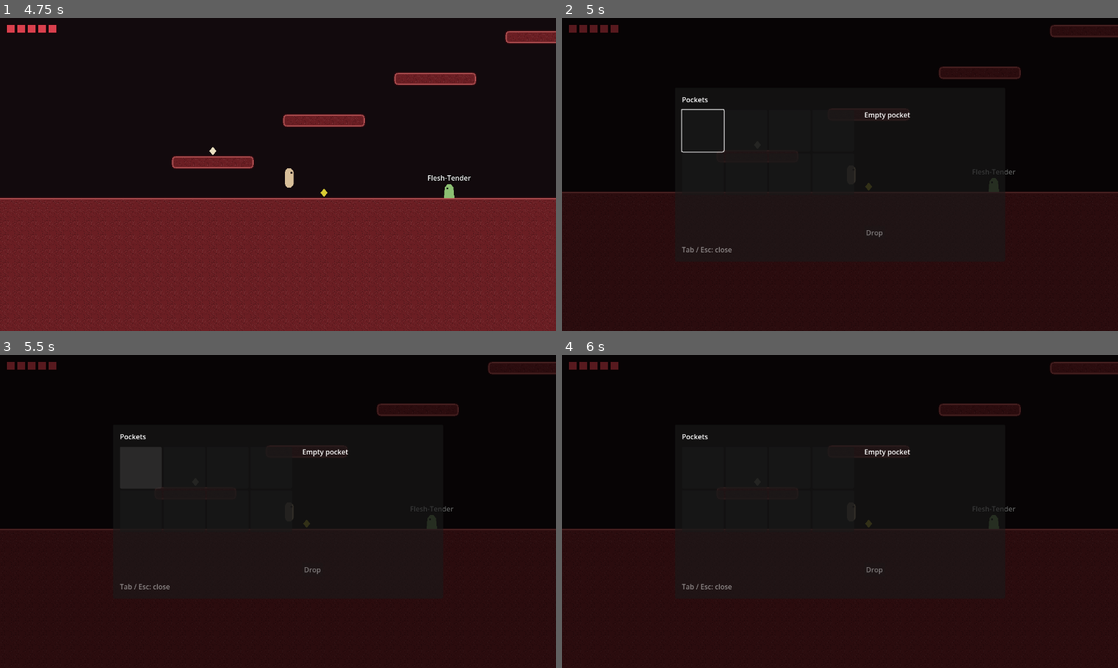
Above: before the commit, frames 1-4 (two rows, left to right).
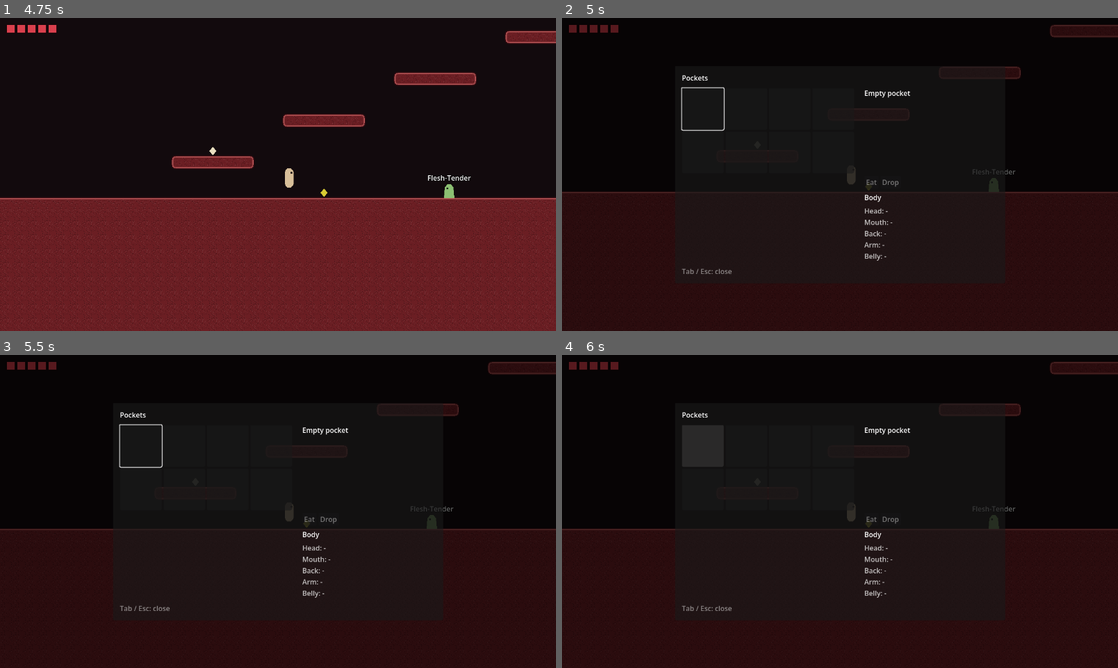
Above: after the commit, the same moments.

Repository: luigigoesboom/corpse
Game: Godot game, scene res://scenes/main_menu.tscn
Two runs of this game, one before a commit and one after it. Both use one fixed random seed, a clock stepped at 60 frames per second and the inputs below.
Inputs (mouse positions are in pixels of both pictures, inside the frame that each line leads up to):
- Up to frame 1 (4.75 s): click "New game" at 0.5 s; tap Enter at 1.25 s; move the mouse to (400, 158) at 1.27 s; hold D (move_right) 1.28-2.78 s; tap J (attack) at 1.35, 3.8, 4.35 s; tap Space (jump) at 1.52, 1.82, 2.27, 2.57, 3.6, 3.77, 4.07, 4.52 s; tap L (ability_arm, bound only after the commit) at 1.55, 2.1, 4.55 s; move the mouse to (166, 190) at 2.02 s; tap K (ability_mouth, bound only after the commit) at 2.3, 2.85 s; move the mouse to (333, 105) at 2.77 s; hold A (move_left) 2.78-3.53 s; hold Space (jump) 2.78-3.53 s; move the mouse to (250, 237) at 3.52 s; hold D (move_right) from 3.53 s (still down); move the mouse to (444, 221) at 4.27 s
- Up to frame 2 (5 s): keep holding D (move_right); tap Space (jump) at 4.82 s; tap Tab (inventory) at 4.9 s
- Up to frame 3 (5.5 s): release D (move_right) at 5 s; click (139, 467) at 5.02 s
- Up to frame 4 (6 s): click (701, 445) at 5.77 s

Frame 1 is identical in both runs. In frame 2, 1.0% of the frame differs, in the area x 21-80%, y 15-82%; in frame 3, 0.9%; in frame 4, 0.7%.

Commit message:
Mutations v1: eat items to grow body parts with abilities
- MutationDef resources (data/mutations): Acid Gland (spit), Bone Spur
  (damaging dash with i-frames), Lung Sac (glide)
- Items grant mutations (ItemDef.grants_mutation); Eat in the inventory;
  one mutation per body slot, a new one replaces the old
- MutationHost on the player rebuilds sockets parts and ability nodes from
  WorldData.mutations; abilities hook into movement via physics_tick()
- Breath Sac placed in the climbing chamber; HUD lists mutation controls;
  inventory shows the body; save version 5
- Docs: D-015 (body slots, no skill tree), D-016 (sweep pulled forward)

Co-Authored-By: Claude Opus 5.5 <noreply@anthropic.com>

Diff:
--- a/data/items/bile_bulb.tres
+++ b/data/items/bile_bulb.tres
@@ -8,3 +8,4 @@
 display_name = "Bile Bulb"
 description = "A swollen sac of the god's digestive fluid. Warm. Sloshes."
 color = Color(0.85, 0.8, 0.2, 1)
+grants_mutation = &"acid_gland"
--- a/data/items/bone_shard.tres
+++ b/data/items/bone_shard.tres
@@ -8,3 +8,4 @@
 display_name = "Bone Shard"
 description = "A splinter of divine bone. Still faintly humming."
 color = Color(0.92, 0.88, 0.76, 1)
+grants_mutation = &"bone_spur"
--- /dev/null
+++ b/data/items/breath_sac.tres
@@ -0,0 +1,11 @@
+[gd_resource type="Resource" script_class="ItemDef" format=3]
+
+[ext_resource type="Script" path="res://src/items/item_def.gd" id="1_def"]
+
+[resource]
+script = ExtResource("1_def")
+id = &"breath_sac"
+display_name = "Breath Sac"
+description = "A lobe of lung that still inflates on its own, slowly. Edible, in theory."
+color = Color(0.85, 0.65, 0.7, 1)
+grants_mutation = &"lung_sac"
--- /dev/null
+++ b/data/mutations/acid_gland.tres
@@ -0,0 +1,15 @@
+[gd_resource type="Resource" script_class="MutationDef" format=3]
+
+[ext_resource type="Script" path="res://src/mutations/mutation_def.gd" id="1_def"]
+[ext_resource type="Script" path="res://src/mutations/abilities/acid_spit.gd" id="2_ability"]
+
+[resource]
+script = ExtResource("1_def")
+id = &"acid_gland"
+display_name = "Acid Gland"
+description = "A bulging sac under the jaw, full of the god's bile. Spit it."
+slot = "mouth"
+ability = ExtResource("2_ability")
+control_hint = "K"
+part_color = Color(0.75, 0.85, 0.2, 1)
+part_polygon = PackedVector2Array(0, -3, 6, -4, 9, 0, 6, 4, 0, 3)
--- /dev/null
+++ b/data/mutations/bone_spur.tres
@@ -0,0 +1,15 @@
+[gd_resource type="Resource" script_class="MutationDef" format=3]
+
+[ext_resource type="Script" path="res://src/mutations/mutation_def.gd" id="1_def"]
+[ext_resource type="Script" path="res://src/mutations/abilities/bone_dash.gd" id="2_ability"]
+
+[resource]
+script = ExtResource("1_def")
+id = &"bone_spur"
+display_name = "Bone Spur"
+description = "A blade of divine bone pushing out of the forearm. Dash through things."
+slot = "arm"
+ability = ExtResource("2_ability")
+control_hint = "L / Shift"
+part_color = Color(0.92, 0.88, 0.76, 1)
+part_polygon = PackedVector2Array(-2, -3, 16, -1, -2, 3)
--- /dev/null
+++ b/data/mutations/lung_sac.tres
@@ -0,0 +1,15 @@
+[gd_resource type="Resource" script_class="MutationDef" format=3]
+
+[ext_resource type="Script" path="res://src/mutations/mutation_def.gd" id="1_def"]
+[ext_resource type="Script" path="res://src/mutations/abilities/glide.gd" id="2_ability"]
+
+[resource]
+script = ExtResource("1_def")
+id = &"lung_sac"
+display_name = "Lung Sac"
+description = "A translucent bladder on the back that fills with old breath. Hold jump to drift."
+slot = "back"
+ability = ExtResource("2_ability")
+control_hint = "hold Jump"
+part_color = Color(0.85, 0.65, 0.7, 0.85)
+part_polygon = PackedVector2Array(0, -8, -8, -12, -14, -6, -12, 4, -4, 6, 0, 2)
--- a/game.tscn
+++ b/game.tscn
@@ -73,6 +73,20 @@
 player = NodePath("../../Player")
 chunks = NodePath("../../ChunkManager")
 
+[node name="Mutations" type="Label" parent="UI/HUD"]
+layout_mode = 1
+anchors_preset = 2
+anchor_top = 1.0
+anchor_bottom = 1.0
+offset_left = 16.0
+offset_top = -36.0
+offset_right = 816.0
+offset_bottom = -12.0
+grow_vertical = 0
+modulate = Color(1, 1, 1, 0.8)
+theme_override_colors/font_outline_color = Color(0, 0, 0, 1)
+theme_override_constants/outline_size = 6
+
 [node name="InventoryScreen" parent="UI" instance=ExtResource("9_inventory")]
 
 [node name="PauseMenu" parent="UI" instance=ExtResource("10_pause")]
--- a/project.godot
+++ b/project.godot
@@ -87,6 +87,14 @@
 "deadzone": 0.2,
 "events": [Object(InputEventKey,"device":-1,"physical_keycode":74), Object(InputEventMouseButton,"device":-1,"button_index":1), Object(InputEventJoypadButton,"device":-1,"button_index":2)]
 }
+ability_mouth={
+"deadzone": 0.2,
+"events": [Object(InputEventKey,"device":-1,"physical_keycode":75), Object(InputEventJoypadButton,"device":-1,"button_index":1)]
+}
+ability_arm={
+"deadzone": 0.2,
+"events": [Object(InputEventKey,"device":-1,"physical_keycode":76), Object(InputEventKey,"device":-1,"physical_keycode":4194325), Object(InputEventJoypadButton,"device":-1,"button_index":10)]
+}
 pause={
 "deadzone": 0.2,
 "events": [Object(InputEventKey,"device":-1,"physical_keycode":4194305), Object(InputEventJoypadButton,"device":-1,"button_index":6)]
--- a/scenes/world.tscn
+++ b/scenes/world.tscn
@@ -43,6 +43,10 @@
 position = Vector2(736, 3104)
 item_id = &"bone_shard"
 
+[node name="BreathSac" parent="Entities" instance=ExtResource("4_item")]
+position = Vector2(3904, 2240)
+item_id = &"breath_sac"
+
 [node name="TrainingDummy" parent="Entities" instance=ExtResource("5_dummy")]
 position = Vector2(1760, 3200)
 
--- a/src/actors/components/hitbox.gd
+++ b/src/actors/components/hitbox.gd
@@ -5,6 +5,9 @@
 ## Which side it hurts is decided by physics layers: put player attacks on the
 ## "player_attacks" layer and enemy attacks on "enemy_attacks"; each Hurtbox
 ## only looks at the other side's layer.
+
+## Emitted when this hits a Hurtbox (e.g. so a projectile can vanish).
+signal landed(hurtbox: Node)
 
 @export var damage := 1
 @export var knockback := 250.0
@@ -39,4 +42,5 @@
 		if id in _already_hit:
 			return false
 		_already_hit.append(id)
+	landed.emit(hurtbox)
 	return true
--- a/src/actors/player/player.gd
+++ b/src/actors/player/player.gd
@@ -72,6 +72,7 @@
 @onready var _reach: Area2D = $Reach
 @onready var _attack_hitbox: Hitbox = $Visual/AttackHitbox
 @onready var _slash: Node2D = $Visual/Slash
+@onready var _mutations: MutationHost = $Mutations
 
 
 func _ready() -> void:
@@ -95,6 +96,7 @@
 	_apply_run(input_dir, delta)
 	if has_control:
 		_apply_jump()
+	_mutations.physics_tick(delta)
 
 	move_and_slide()
 
@@ -113,6 +115,16 @@
 
 func is_dead() -> bool:
 	return _dead
+
+
+## True when the player is in control (alive, not reeling from a hit).
+func can_act() -> bool:
+	return not _dead and _hurt_timer <= 0.0
+
+
+## Where mutations attach: "head", "mouth", "back", "arm", "belly".
+func socket(slot: String) -> Node2D:
+	return $Visual/Sockets.get_node("socket_" + slot)
 
 
 ## Brings the host back (placeholder until death and rebirth, roadmap week 21).
--- a/src/actors/player/player.tscn
+++ b/src/actors/player/player.tscn
@@ -4,6 +4,7 @@
 [ext_resource type="Script" path="res://src/actors/components/health.gd" id="2_health"]
 [ext_resource type="Script" path="res://src/actors/components/hurtbox.gd" id="3_hurtbox"]
 [ext_resource type="Script" path="res://src/actors/components/hitbox.gd" id="4_hitbox"]
+[ext_resource type="Script" path="res://src/mutations/mutation_host.gd" id="5_mutations"]
 
 [sub_resource type="CapsuleShape2D" id="CapsuleShape2D_body"]
 radius = 10.0
@@ -35,6 +36,23 @@
 color = Color(0.15, 0.1, 0.1, 1)
 polygon = PackedVector2Array(3, -14, 7, -14, 7, -10, 3, -10)
 
+[node name="Sockets" type="Node2D" parent="Visual"]
+
+[node name="socket_head" type="Marker2D" parent="Visual/Sockets"]
+position = Vector2(0, -22)
+
+[node name="socket_mouth" type="Marker2D" parent="Visual/Sockets"]
+position = Vector2(9, -10)
+
+[node name="socket_back" type="Marker2D" parent="Visual/Sockets"]
+position = Vector2(-9, -6)
+
+[node name="socket_arm" type="Marker2D" parent="Visual/Sockets"]
+position = Vector2(8, 2)
+
+[node name="socket_belly" type="Marker2D" parent="Visual/Sockets"]
+position = Vector2(9, 8)
+
 [node name="Slash" type="Polygon2D" parent="Visual"]
 color = Color(1, 0.95, 0.85, 0.85)
 polygon = PackedVector2Array(14, -22, 32, -16, 44, -2, 42, 12, 30, 16, 36, 4, 34, -8, 24, -16)
@@ -48,6 +66,9 @@
 
 [node name="CollisionShape2D" type="CollisionShape2D" parent="Visual/AttackHitbox"]
 shape = SubResource("RectangleShape2D_attack")
+
+[node name="Mutations" type="Node" parent="."]
+script = ExtResource("5_mutations")
 
 [node name="Health" type="Node" parent="."]
 script = ExtResource("2_health")
--- a/src/autoload/event_bus.gd
+++ b/src/autoload/event_bus.gd
@@ -19,6 +19,10 @@
 signal drop_requested(slot: int)
 ## WorldState.data.inventory changed.
 signal inventory_changed
+## The player wants to eat what is in this inventory pocket.
+signal eat_requested(slot: int)
+## WorldState.data.mutations changed.
+signal mutations_changed
 ## Show a short message to the player (pickups, saves, warnings).
 signal notify(text: String)
 ## The player's host died.
--- a/src/autoload/save_system.gd
+++ b/src/autoload/save_system.gd
@@ -14,7 +14,7 @@
 ## - When the format changes, bump SAVE_VERSION and add a step to _migrate().
 
 const SAVE_DIR := "user://saves"
-const SAVE_VERSION := 4
+const SAVE_VERSION := 5
 
 
 func slot_path(slot: int) -> String:
@@ -87,4 +87,8 @@
 		# v4: host health (-1 = full).
 		save.world["player_health"] = -1
 		save.save_version = 4
+	if save.save_version == 4:
+		# v5: host mutations (slot -> mutation id).
+		save.world["mutations"] = {}
+		save.save_version = 5
 	return save
--- a/src/items/item_def.gd
+++ b/src/items/item_def.gd
@@ -10,3 +10,5 @@
 @export_multiline var description := ""
 ## Placeholder look until item art exists.
 @export var color := Color.WHITE
+## Eating it grows this mutation (MutationDef id). Empty = not edible.
+@export var grants_mutation: StringName
--- /dev/null
+++ b/src/mutations/abilities/acid_spit.gd
@@ -0,0 +1,20 @@
+extends MutationAbility
+## Acid Gland (mouth): spit a glob of acid that drops slowly.
+
+const PROJECTILE := preload("res://src/mutations/acid_projectile.tscn")
+const COOLDOWN := 0.7
+## Mostly flat, so it hits small crawlers instead of arcing over them.
+const SPEED := Vector2(420, -40)
+
+var _cooldown := 0.0
+
+
+func physics_tick(delta: float) -> void:
+	_cooldown -= delta
+	if _cooldown > 0.0 or not player.can_act() or not Input.is_action_just_pressed("ability_mouth"):
+		return
+	_cooldown = COOLDOWN
+	var glob := PROJECTILE.instantiate()
+	glob.position = player.socket(def.slot).global_position
+	glob.velocity = Vector2(SPEED.x * player.facing(), SPEED.y)
+	player.get_parent().add_child(glob)
--- /dev/null
+++ b/src/mutations/abilities/bone_dash.gd
@@ -0,0 +1,51 @@
+extends MutationAbility
+## Bone Spur (arm): a short dash that cuts through enemies. Invulnerable while dashing.
+
+const COOLDOWN := 0.9
+const DURATION := 0.18
+const SPEED := 560.0
+
+var _cooldown := 0.0
+var _time_left := 0.0
+var _dir := 1.0
+var _hitbox: Hitbox
+
+
+func _ready() -> void:
+	_hitbox = Hitbox.new()
+	_hitbox.collision_layer = 16  # player_attacks
+	_hitbox.collision_mask = 0
+	_hitbox.damage = 2
+	_hitbox.knockback = 380.0
+	_hitbox.position = Vector2(20, -2)
+	var shape := CollisionShape2D.new()
+	var rect := RectangleShape2D.new()
+	rect.size = Vector2(44, 34)
+	shape.shape = rect
+	_hitbox.add_child(shape)
+	player.get_node("Visual").add_child(_hitbox)
+	_hitbox.deactivate()
+
+
+func _exit_tree() -> void:
+	if is_instance_valid(_hitbox):
+		_hitbox.queue_free()
+	player.health.invulnerable = false
+
+
+func physics_tick(delta: float) -> void:
+	_cooldown -= delta
+	if _time_left <= 0.0 and _cooldown <= 0.0 and player.can_act() and Input.is_action_just_pressed("ability_arm"):
+		_dir = player.facing()
+		_time_left = DURATION
+		_cooldown = COOLDOWN
+		_hitbox.activate()
+		player.health.invulnerable = true
+	if _time_left > 0.0:
+		# Moves on the very frame it starts, so the dash feels instant.
+		_time_left -= delta
+		player.velocity = Vector2(_dir * SPEED, 0.0)
+		if _time_left <= 0.0:
+			_hitbox.deactivate()
+			player.health.invulnerable = false
+			player.velocity.x = _dir * player.run_speed
--- /dev/null
+++ b/src/mutations/abilities/glide.gd
@@ -0,0 +1,10 @@
+extends MutationAbility
+## Lung Sac (back): hold jump while falling to drift down slowly.
+
+const GLIDE_FALL_SPEED := 70.0
+
+
+func physics_tick(_delta: float) -> void:
+	if player.can_act() and not player.is_on_floor() and Input.is_action_pressed("jump") \
+			and player.velocity.y > GLIDE_FALL_SPEED:
+		player.velocity.y = GLIDE_FALL_SPEED
--- /dev/null
+++ b/src/mutations/acid_projectile.gd
@@ -0,0 +1,24 @@
+extends Node2D
+## A glob of acid: flies in an arc, hurts the first enemy it touches, splats on walls.
+
+const GRAVITY := 500.0
+const LIFETIME := 2.0
+
+var velocity := Vector2.ZERO
+var _age := 0.0
+
+
+func _ready() -> void:
+	$Hitbox.landed.connect(func(_hurtbox): queue_free())
+
+
+func _physics_process(delta: float) -> void:
+	_age += delta
+	velocity.y += GRAVITY * delta
+	var step := velocity * delta
+	var query := PhysicsRayQueryParameters2D.create(global_position, global_position + step, 1)
+	if _age > LIFETIME or get_world_2d().direct_space_state.intersect_ray(query):
+		queue_free()
+		return
+	position += step
+	rotation = velocity.angle()
--- /dev/null
+++ b/src/mutations/acid_projectile.tscn
@@ -0,0 +1,24 @@
+[gd_scene format=3]
+
+[ext_resource type="Script" path="res://src/mutations/acid_projectile.gd" id="1_proj"]
+[ext_resource type="Script" path="res://src/actors/components/hitbox.gd" id="2_hitbox"]
+
+[sub_resource type="CircleShape2D" id="CircleShape2D_glob"]
+radius = 10.0
+
+[node name="AcidProjectile" type="Node2D"]
+script = ExtResource("1_proj")
+
+[node name="Visual" type="Polygon2D" parent="."]
+color = Color(0.75, 0.85, 0.2, 1)
+polygon = PackedVector2Array(8, 0, 3, -5, -5, -4, -8, 0, -5, 4, 3, 5)
+
+[node name="Hitbox" type="Area2D" parent="."]
+collision_layer = 16
+collision_mask = 0
+script = ExtResource("2_hitbox")
+damage = 2
+knockback = 150.0
+
+[node name="CollisionShape2D" type="CollisionShape2D" parent="Hitbox"]
+shape = SubResource("CircleShape2D_glob")
--- /dev/null
+++ b/src/mutations/mutation_ability.gd
@@ -0,0 +1,15 @@
+class_name MutationAbility
+extends Node
+## Base for mutation abilities. MutationHost adds one as a node per grafted
+## mutation and removes it when the mutation is replaced or the world reloads.
+##
+## The player calls physics_tick() every physics frame, after its own movement
+## and before move_and_slide(), so an ability can change player.velocity.
+## Nodes an ability adds to the player must be removed in _exit_tree().
+
+var player: Player
+var def: MutationDef
+
+
+func physics_tick(_delta: float) -> void:
+	pass
--- /dev/null
+++ b/src/mutations/mutation_db.gd
@@ -0,0 +1,23 @@
+class_name MutationDb
+extends RefCounted
+## Finds MutationDefs by id. Loads every .tres in data/mutations/ the first time it is asked.
+
+const DIR := "res://data/mutations"
+
+static var _defs := {}
+
+
+static func get_def(id: StringName) -> MutationDef:
+	if _defs.is_empty():
+		_load_all()
+	return _defs.get(id)
+
+
+static func _load_all() -> void:
+	for file in DirAccess.get_files_at(DIR):
+		# Exported builds list "acid_gland.tres.remap" instead of the .tres itself.
+		file = file.trim_suffix(".remap")
+		if file.ends_with(".tres"):
+			var def := load(DIR.path_join(file)) as MutationDef
+			if def:
+				_defs[def.id] = def
--- /dev/null
+++ b/src/mutations/mutation_def.gd
@@ -0,0 +1,20 @@
+class_name MutationDef
+extends Resource
+## One mutation: a body part that grows into a slot on the host, plus an
+## ability. Make one .tres per mutation in data/mutations/. Saves store only
+## `id`; an item grants a mutation through ItemDef.grants_mutation.
+
+@export var id: StringName
+@export var display_name := ""
+@export_multiline var description := ""
+## Body slot it grows into. One mutation per slot; a new one replaces the old.
+@export_enum("head", "mouth", "back", "arm", "belly") var slot: String = "mouth"
+## A script extending MutationAbility, or empty for a purely cosmetic part.
+@export var ability: Script
+## How to use it, shown on the HUD (e.g. "K").
+@export var control_hint := ""
+
+@export_group("Placeholder look")
+## Until mutation art exists: a polygon drawn at the slot's socket, pointing right.
+@export var part_color := Color.WHITE
+@export var part_polygon := PackedVector2Array()
--- /dev/null
+++ b/src/mutations/mutation_host.gd
@@ -0,0 +1,66 @@
+class_name MutationHost
+extends Node
+## Lives on the player. Grows the host's mutations from WorldData.mutations:
+## a placeholder body part at the slot's socket and an ability node (child of
+## this node). Also handles eating an item that grants a mutation.
+
+var _parts: Array[Node] = []
+
+@onready var _player: Player = get_parent()
+
+
+func _ready() -> void:
+	EventBus.eat_requested.connect(_on_eat_requested)
+	EventBus.mutations_changed.connect(sync)
+	EventBus.world_loaded.connect(sync)
+
+
+## Called by the player every physics frame.
+func physics_tick(delta: float) -> void:
+	for ability in get_children():
+		ability.physics_tick(delta)
+
+
+## Rebuilds parts and abilities from the data.
+func sync() -> void:
+	for part in _parts:
+		part.queue_free()
+	_parts.clear()
+	for ability in get_children():
+		remove_child(ability)
+		ability.queue_free()
+	if WorldState.data == null:
+		return
+	for slot in WorldState.data.mutations:
+		var def := MutationDb.get_def(WorldState.data.mutations[slot])
+		if def == null:
+			continue
+		var part := Polygon2D.new()
+		part.polygon = def.part_polygon
+		part.color = def.part_color
+		_player.socket(slot).add_child(part)
+		_parts.append(part)
+		if def.ability:
+			var ability: MutationAbility = def.ability.new()
+			ability.player = _player
+			ability.def = def
+			ability.name = String(def.id)
+			add_child(ability)
+
+
+func _on_eat_requested(slot: int) -> void:
+	var data := WorldState.data
+	var item := ItemDb.get_def(data.inventory[slot])
+	if item == null or item.grants_mutation == &"":
+		return
+	var mutation := MutationDb.get_def(item.grants_mutation)
+	if mutation == null:
+		return
+	data.take_from_inventory(slot)
+	var lost := data.graft(mutation.slot, mutation.id)
+	var text := "%s grows from your %s" % [mutation.display_name, mutation.slot]
+	if lost != &"" and lost != mutation.id:
+		text += ", your %s withers" % MutationDb.get_def(lost).display_name
+	EventBus.notify.emit(text)
+	EventBus.inventory_changed.emit()
+	EventBus.mutations_changed.emit()
--- a/src/sim/world_data.gd
+++ b/src/sim/world_data.gd
@@ -21,6 +21,8 @@
 var player_position := Vector2.ZERO
 ## Current host's health. -1 = full.
 var player_health := -1
+## Current host's body: slot ("mouth", "arm", ...) -> MutationDef id.
+var mutations: Dictionary = {}
 ## Item id per pocket (INVENTORY_SIZE entries, &"" = empty). Moves into
 ## LifeRecord in week 21.
 var inventory: Array = []
@@ -65,6 +67,13 @@
 	return item
 
 
+## Grows a mutation into a body slot. Returns what was there before (&"" if empty).
+func graft(slot: String, mutation: StringName) -> StringName:
+	var old: StringName = mutations.get(slot, &"")
+	mutations[slot] = mutation
+	return old
+
+
 func items_in_chunk(chunk: Vector2i) -> Array:
 	return chunk_diffs.get(chunk, {}).get("items", [])
 
@@ -94,6 +103,7 @@
 		"year": year,
 		"player_position": player_position,
 		"player_health": player_health,
+		"mutations": mutations.duplicate(),
 		"inventory": inventory.duplicate(),
 		"chunk_diffs": chunk_diffs.duplicate(true),
 		"removed_entities": removed_entities.duplicate(),
@@ -107,6 +117,7 @@
 	data.year = int(d.get("year", 0))
 	data.player_position = d.get("player_position", Vector2.ZERO)
 	data.player_health = int(d.get("player_health", -1))
+	data.mutations = d.get("mutations", {})
 	data.inventory = d.get("inventory", [])
 	data.chunk_diffs = d.get("chunk_diffs", {})
 	data.removed_entities = d.get("removed_entities", {})
--- a/src/ui/hud.gd
+++ b/src/ui/hud.gd
@@ -1,5 +1,5 @@
 extends Control
-## Always-on gameplay HUD: health pips, short messages.
+## Always-on gameplay HUD: health pips, mutation controls, short messages.
 
 const PIP_SIZE := Vector2(18, 18)
 const PIP_GAP := 6.0
@@ -8,12 +8,16 @@
 var _health: Health
 
 @onready var _message: Label = $Message
+@onready var _mutations: Label = $Mutations
 
 
 func _ready() -> void:
 	mouse_filter = MOUSE_FILTER_IGNORE
 	_message.modulate.a = 0.0
 	EventBus.notify.connect(show_message)
+	EventBus.mutations_changed.connect(_refresh_mutations)
+	EventBus.world_loaded.connect(_refresh_mutations)
+	_refresh_mutations()
 
 
 func bind_health(health: Health) -> void:
@@ -32,6 +36,16 @@
 			draw_rect(rect, Color(0.85, 0.25, 0.3))
 
 
+func _refresh_mutations() -> void:
+	var parts := PackedStringArray()
+	if WorldState.data:
+		for slot in WorldState.data.mutations:
+			var def := MutationDb.get_def(WorldState.data.mutations[slot])
+			if def:
+				parts.append("%s: %s" % [def.control_hint, def.display_name])
+	_mutations.text = "    ".join(parts)
+
+
 func show_message(text: String) -> void:
 	_message.text = text
 	_message.modulate.a = 1.0
--- a/src/ui/inventory_screen.gd
+++ b/src/ui/inventory_screen.gd
@@ -1,5 +1,5 @@
 extends Control
-## The pockets: a grid of slots, details of the selected item, and actions.
+## The pockets (grid of slots, details, Eat / Drop) and the host's body slots.
 ## Works with mouse, keyboard (arrows + Enter) and gamepad (d-pad + A).
 
 const SLOT_SIZE := Vector2(96, 96)
@@ -11,6 +11,8 @@
 @onready var _name: Label = %ItemName
 @onready var _description: Label = %ItemDescription
 @onready var _drop: Button = %DropButton
+@onready var _eat: Button = %EatButton
+@onready var _body: Label = %Body
 
 
 func _ready() -> void:
@@ -29,7 +31,9 @@
 		_grid.add_child(slot)
 		_slots.append(slot)
 	_drop.pressed.connect(_on_drop_pressed)
+	_eat.pressed.connect(_on_eat_pressed)
 	EventBus.inventory_changed.connect(_refresh)
+	EventBus.mutations_changed.connect(_refresh)
 
 
 ## Called by GameUI when the screen opens.
@@ -46,6 +50,11 @@
 		var def := ItemDb.get_def(item_id) if item_id != &"" else null
 		_slots[i].text = ItemDb.display_name(item_id) if item_id != &"" else ""
 		_slots[i].icon = _swatch(def.color) if def else null
+	var lines := PackedStringArray()
+	for slot in ["head", "mouth", "back", "arm", "belly"]:
+		var mutation := MutationDb.get_def(WorldState.data.mutations.get(slot, &""))
+		lines.append("%s: %s" % [slot.capitalize(), mutation.display_name if mutation else "-"])
+	_body.text = "\n".join(lines)
 	_select(_selected)
 
 
@@ -56,11 +65,22 @@
 	_name.text = def.display_name if def else "Empty pocket"
 	_description.text = def.description if def else ""
 	_drop.disabled = item_id == &""
+	_eat.disabled = def == null or def.grants_mutation == &""
+	var mutation := MutationDb.get_def(def.grants_mutation) if def and def.grants_mutation != &"" else null
+	if mutation:
+		_description.text += "\n\nEating it grows a %s (%s)." % [mutation.display_name, mutation.slot]
 
 
 func _on_slot_pressed() -> void:
-	if not _drop.disabled:
+	if not _eat.disabled:
+		_eat.grab_focus()
+	elif not _drop.disabled:
 		_drop.grab_focus()
+
+
+func _on_eat_pressed() -> void:
+	EventBus.eat_requested.emit(_selected)
+	_slots[_selected].grab_focus()
 
 
 func _on_drop_pressed() -> void:
--- a/src/ui/inventory_screen.tscn
+++ b/src/ui/inventory_screen.tscn
@@ -28,9 +28,9 @@
 anchor_right = 0.5
 anchor_bottom = 0.5
 offset_left = -380.0
-offset_top = -200.0
+offset_top = -250.0
 offset_right = 380.0
-offset_bottom = 200.0
+offset_bottom = 250.0
 grow_horizontal = 2
 grow_vertical = 2
 
@@ -81,11 +81,25 @@
 unique_name_in_owner = true
 layout_mode = 2
 
+[node name="EatButton" type="Button" parent="Panel/Margin/VBox/HBox/Details/Actions"]
+unique_name_in_owner = true
+layout_mode = 2
+text = "Eat"
+
 [node name="DropButton" type="Button" parent="Panel/Margin/VBox/HBox/Details/Actions"]
 unique_name_in_owner = true
 layout_mode = 2
 text = "Drop"
 
+[node name="BodyTitle" type="Label" parent="Panel/Margin/VBox/HBox/Details"]
+layout_mode = 2
+text = "Body"
+
+[node name="Body" type="Label" parent="Panel/Margin/VBox/HBox/Details"]
+unique_name_in_owner = true
+layout_mode = 2
+modulate = Color(1, 1, 1, 0.75)
+
 [node name="Hint" type="Label" parent="Panel/Margin/VBox"]
 layout_mode = 2
 modulate = Color(1, 1, 1, 0.5)
Not shown, added: src/mutations/abilities/acid_spit.gd.uid
Not shown, added: src/mutations/abilities/bone_dash.gd.uid
Not shown, added: src/mutations/abilities/glide.gd.uid
Not shown, added: src/mutations/acid_projectile.gd.uid
Not shown, added: src/mutations/mutation_ability.gd.uid
Not shown, added: src/mutations/mutation_db.gd.uid
Not shown, added: src/mutations/mutation_def.gd.uid
Not shown, added: src/mutations/mutation_host.gd.uid
Not shown, changed: CLAUDE.md
Not shown, changed: docs/ARCHITECTURE.md
Not shown, changed: docs/ART_PIPELINE.md
Not shown, changed: docs/DECISIONS.md
(and 1 more such lines)
